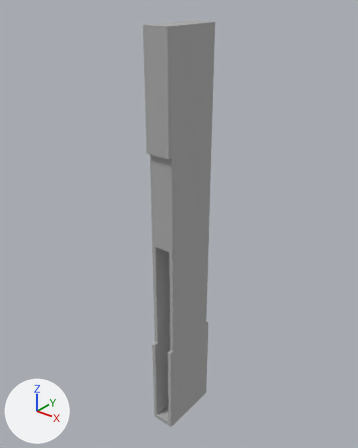
What one commit did to the FBX model Assets/Models/Environment/ST_Wall_BladeHole.fbx.
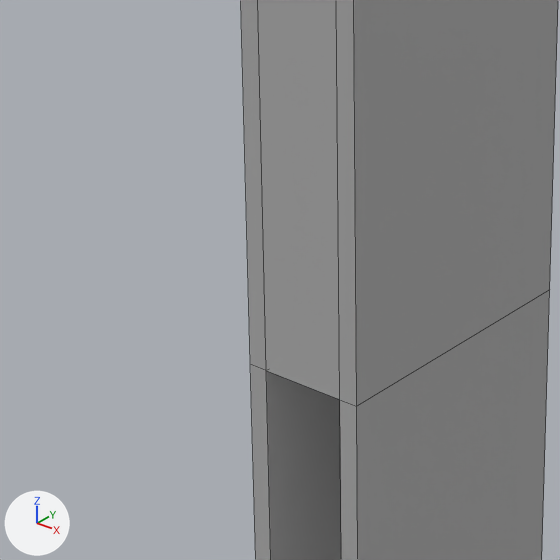
There are two pictures of each version: one whole from a 50 mm camera at (6.47, -8.18, 10.7) aimed at (-0.2, 0.16, 5.53), one close up on the part from 29% to 59% of the width and 39% to 63% of the height. Every picture has the same lights, and +X, +Y and +Z are marked at lower left. The close-ups show mesh edges as thin lines. Where no turn or scale is listed for an object, it has been applied to the vertices.

Before the edit, the objects in view are built like this:
```python
me_mesh = bpy.data.meshes.new('Mesh')
me_mesh.from_pydata(...)  # 132 vertices, 130 faces; spans x -0.3..0.3, y -0.8..0.8, z 0.0..10.0
me_mesh.materials.append(mat_21___default)  # its picture is missing
ob_st_wall_bladehole = bpy.data.objects.new('ST_Wall_BladeHole', me_mesh)
ob_st_wall_bladehole.location = (0.0, 0.0, 0.0)
```
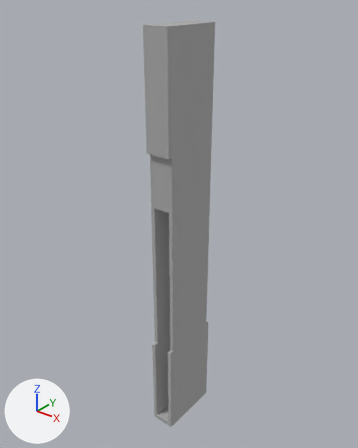
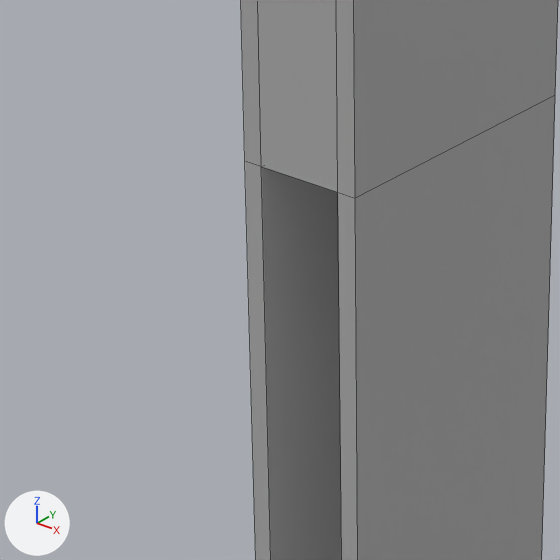
Where the change shows, as pixel boxes [x1, y1, x2, y2] in the close-ups (560 x 560 px; the box of a moved part takes in the faces that stretch with it):
part 1 of me_mesh, moved or reshaped: [242, 0, 558, 560] in both
part 2 of me_mesh, moved or reshaped: before [266, 371, 342, 560]; after [261, 167, 342, 560]

The change, as a list of edits to the scene's bpy script:
```text
Change me_mesh:
    where me_mesh.from_pydata(...)  # 132 vertices, 130 faces; spans x -0.3..0.3, y -0.8..0.8, z 0.0..10.0
    used by ob_st_wall_bladehole; location = (0.0, 0.0, 0.0)
    me_mesh part 1: all 8 vertices in x -0.3..0.3, y -0.7..0.7, z 5.27 are moved by (0.0, 0.0, 0.97)
    me_mesh part 2: all 2 vertices in x -0.13..0.13, y 0.31, z 5.17 are moved by (0.0, 0.36, 0.97)
```
